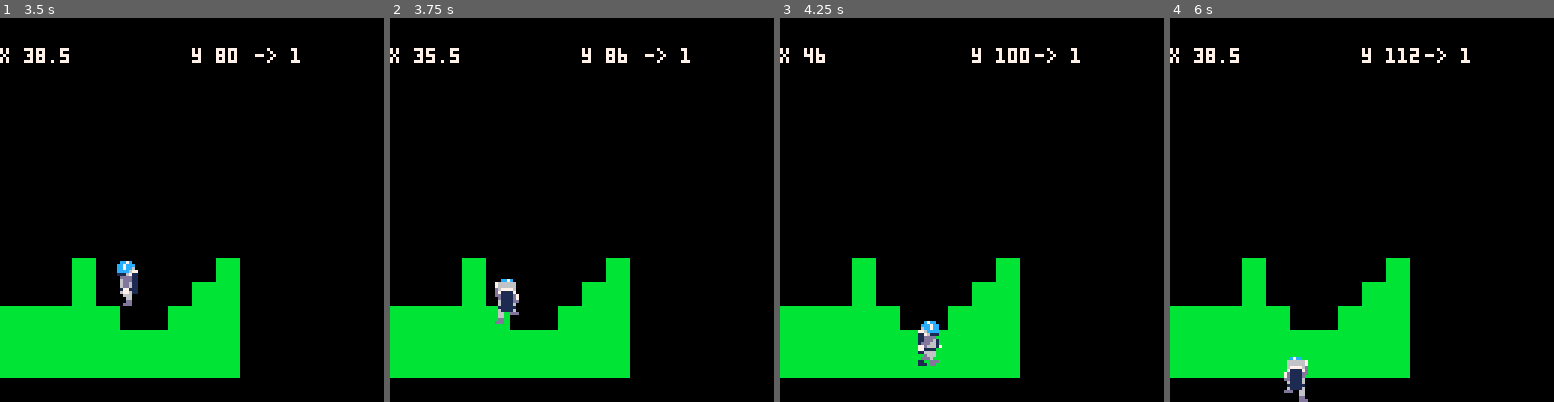
Above: before the commit, frames 1-4 (left to right).
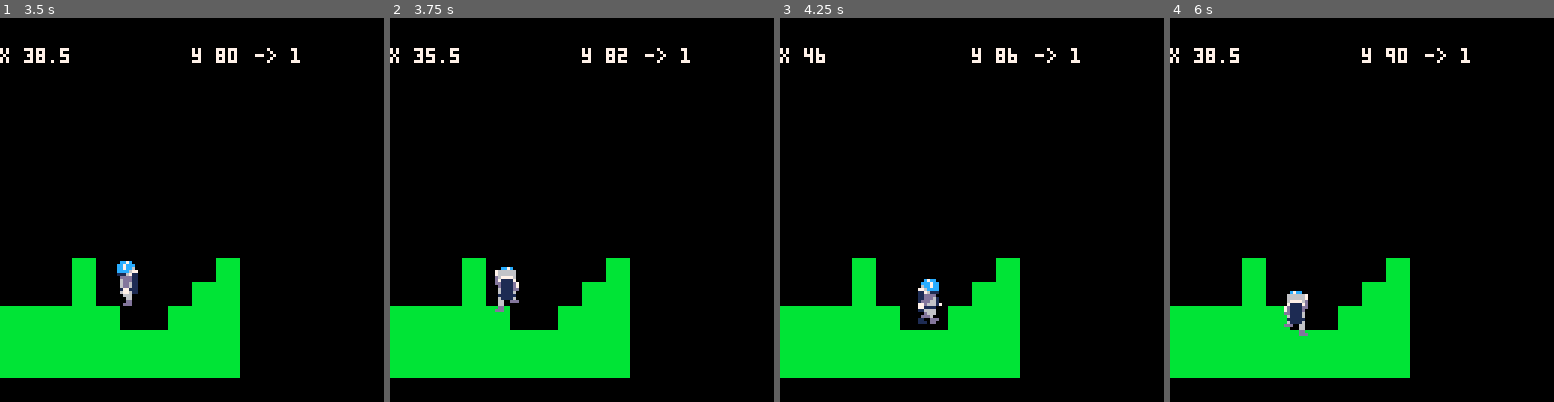
Above: after the commit, the same moments.

Repository: siualpinto/Splorin_Space
Game: PICO-8 cartridge jogo.p8
Two runs of this game, one before a commit and one after it. Both use one fixed random seed, a clock stepped at 60 frames per second and the inputs below.
Inputs:
- Up to frame 1 (3.5 s): tap X (X key) at 0.33, 1.07, 1.85, 2.97 s; hold Right 1.6-2.1 s; hold Up 2.15-2.42 s; hold Right 2.47-3.03 s; hold Left from 3.08 s (still down)
- Up to frame 2 (3.75 s): release Left at 3.58 s; hold Down from 3.63 s (still down)
- Up to frame 3 (4.25 s): release Down at 3.97 s; hold Right from 4.02 s (still down); tap X (X key) at 4.08 s
- Up to frame 4 (6 s): release Right at 4.68 s; hold Up 4.73-5.03 s; hold Left 5.08-5.68 s; tap X (X key) at 5.2 s; hold Down from 5.73 s (still down)

Frame 1 is identical in both runs. In frame 2, 0.6% of the frame differs, in the area x 27-62%, y 7-80%; in frame 3, 1.2%; in frame 4, 1.2%, in the area x 29-65%, y 7-100%.

Commit message:
slow anim down arrow

Diff:
--- a/jogo.p8
+++ b/jogo.p8
@@ -128,13 +128,15 @@
 			actor.sprt = 8
 		end
         --actor.tmr = 0
-    elseif btn(3) then
-		actor.y+=2
-		actor.sprt = 4
-		if actor.flp == true then
-			actor.flp = false
-		elseif	actor.flp == false then
-			actor.flp = true
+	elseif btn(3) then
+		if (actor.tmr % 3 == 0) then
+			actor.y+=2
+			actor.sprt = 4
+			if actor.flp == true then
+				actor.flp = false
+			elseif	actor.flp == false then
+				actor.flp = true
+			end
 		end
 	elseif actor.jump_tmr != 0 then
 	elseif btn(5) then
